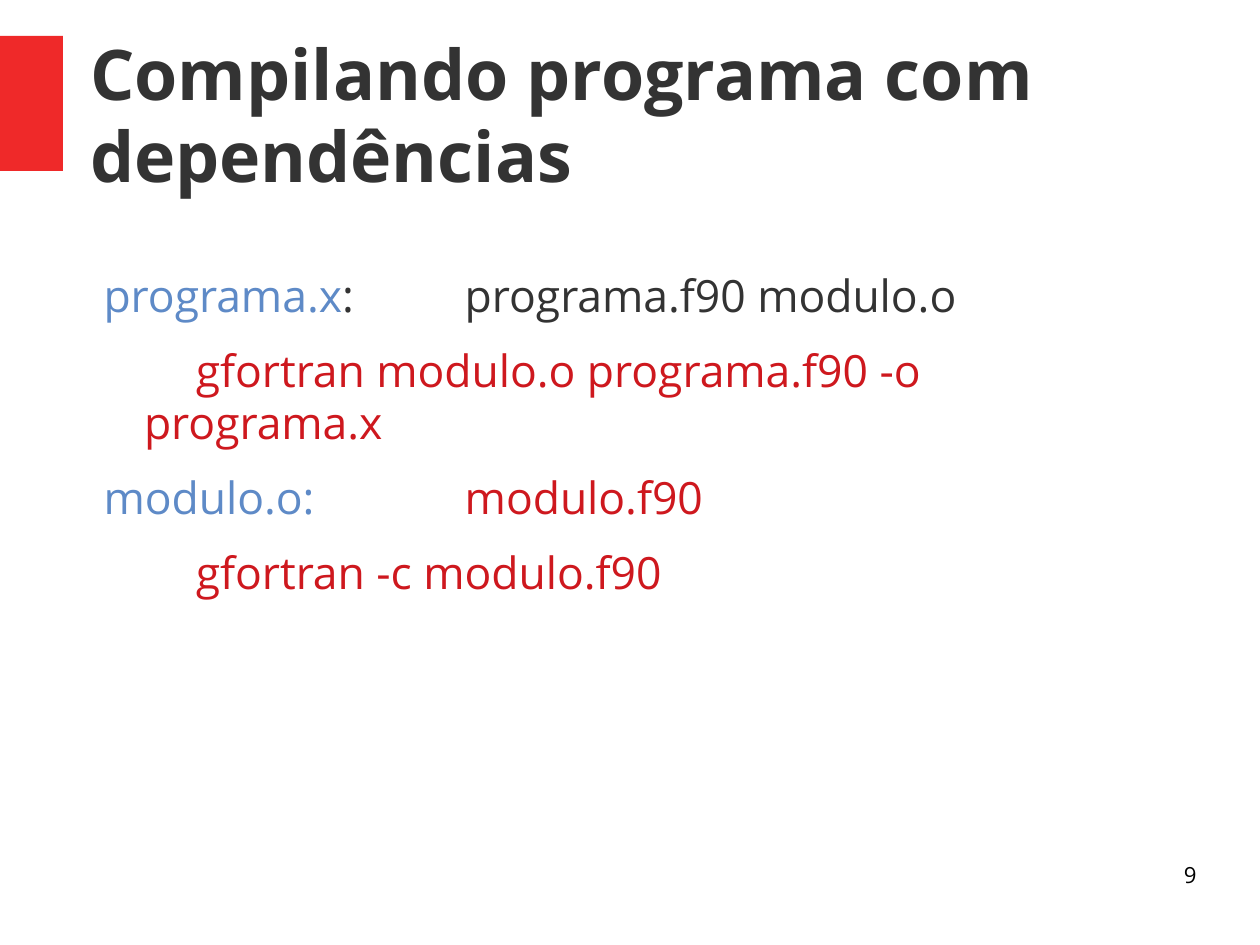
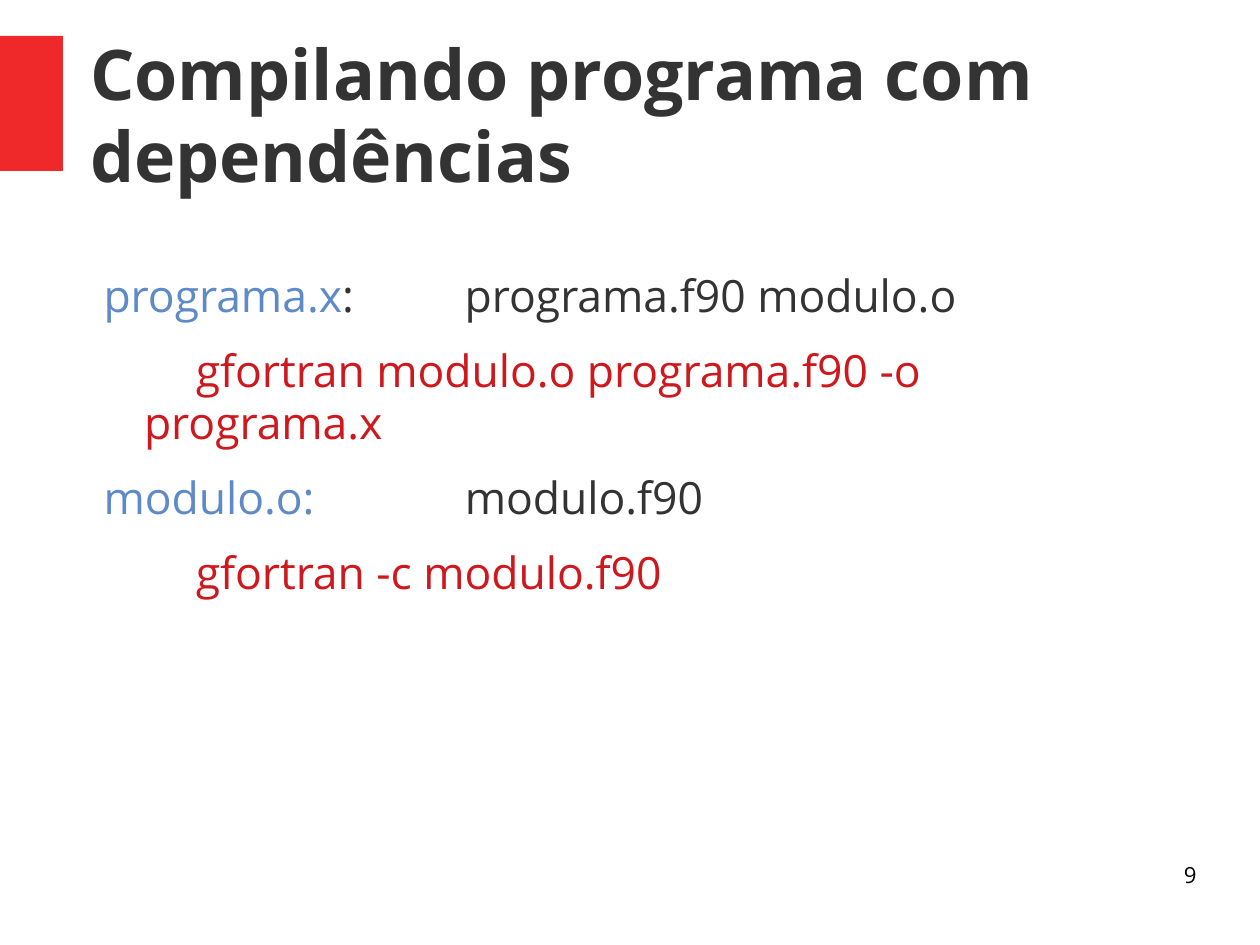
Before and after one commit to Geofisicando/curso-Makefile, a slide deck: slide 9 of slides/Apresentação_curso_Makefile.ppt. Drawn at 1260x945 pixels with LibreOffice and Linux fonts; fonts in the diff are those of the drawing. Boxes give left, top, right and bottom in pixels: in the first picture for what was removed or moved away, otherwise in the second. Text is boxed around its words. In the diff, an @@ line names an element or a change of style, - is before the commit and + after.

```diff
--- a/slides/Apresentação_curso_Makefile.ppt
+++ b/slides/Apresentação_curso_Makefile.ppt
@@ text at (x1=104, y1=480, x2=703, y2=515): text colour #CE181E to #333333 in "modulo.f90" @@
```
Also in this commit, not shown: 1 other slide changed, 1 slide added, 1 other file.
